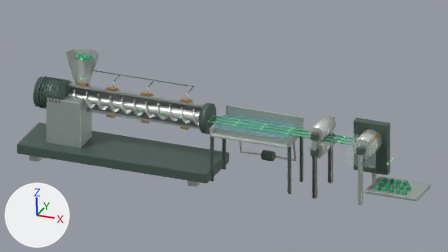
An edit to the Blender file assets/equipment/extrusion-motion.blend, drawn before and after from the same camera.
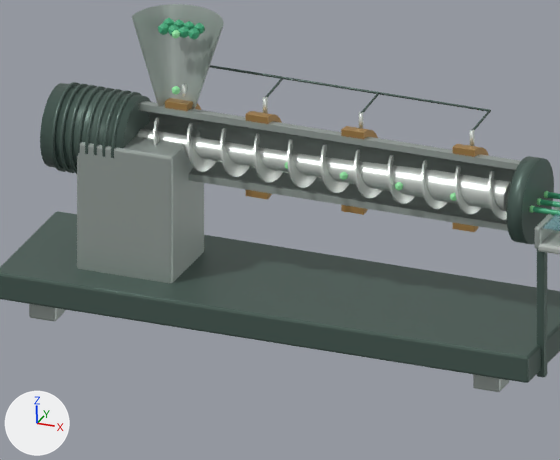
Each version appears first from the file's camera 'WholeLineCamera', and next in a close-up on the part from 4% to 49% of the width and 19% to 84% of the height. Every picture has the same lights, and +X, +Y and +Z are marked at lower left. The first two pictures are the older version. Both versions are drawn at frame 109 of the action 'ScrewAAction'; the numbers are the values there.

Names of what the first close-up shows: 'BarrelCutaway', 'BathLeg', 'DriveBed', 'DriveMotor', 'GearboxPedestal', 'HeaterBand.002', 'HeaterBand.003', 'HopperCutaway', 'ScreenFlange', 'ScrewA_core', 'ScrewA_flight', 'SensorCable.003' and 38 more.
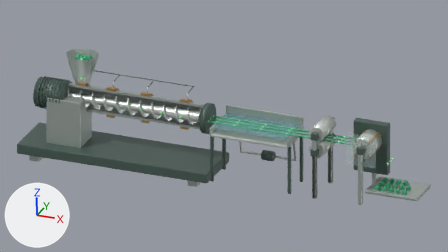
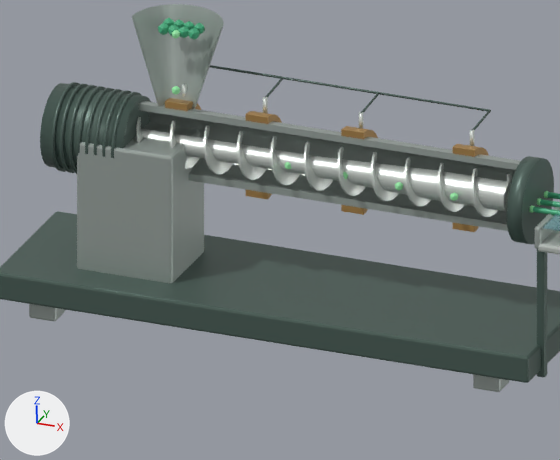
ob_screwa is not drawn itself; it is the parent of ob_screwa_core, ob_screwa_flight.

Pixel boxes [x1, y1, x2, y2] of what changed, in the close-ups (560 x 460 px):
'ScrewA_core', turned: before [138, 129, 511, 212]; after [141, 129, 511, 212]
'ScrewA_flight', turned: before [153, 117, 507, 220]; after [137, 117, 511, 217]

What the commit changed:
Object 'ScrewA' (ob_screwa) turns from (270, 0, 0) to (-270, 0, 0) degrees about x, y and z.
